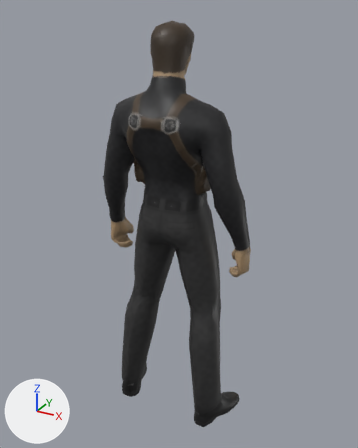
An edit to the glTF model game/player/skins/silent.glb, drawn before and after from the same camera.
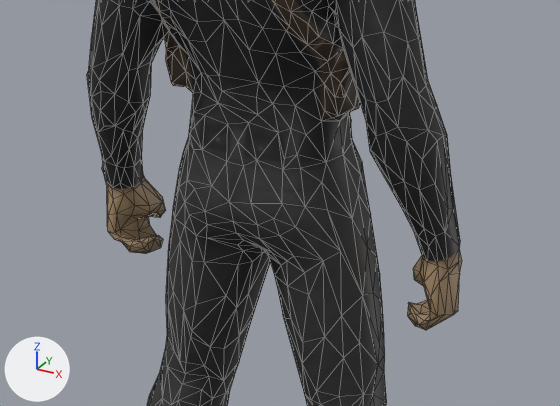
Each version is shown whole from a 50 mm camera at (1.039, -1.854, 1.948) aimed at (0.013, 0.012, 1.015), then close up on the part from 19% to 81% of the width and 33% to 69% of the height. Every picture has the same lights, and +X, +Y and +Z are marked at lower left. The first two pictures are the older version. The close-ups show mesh edges as thin lines. Vertices at exactly the same position are counted once.

Objects in the first close-up: 'SILENT_low'.
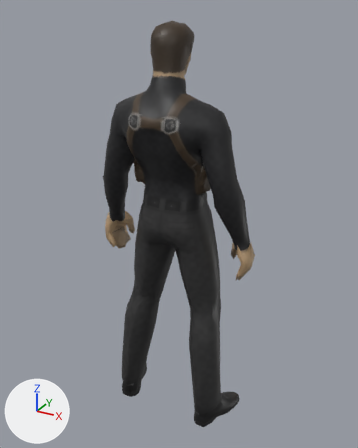
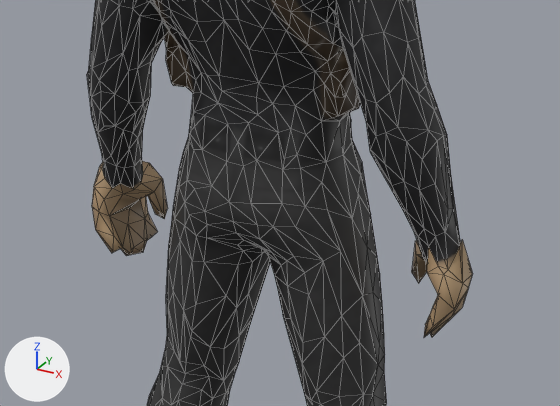
Location of each change, [x1, y1, x2, y2] in pixels of the close-ups (560 x 406 px; the box of a moved part takes in the faces that stretch with it):
```json
{"object": "SILENT_low", "change": "reshaped", "before": [87, 0, 462, 406], "after": [87, 0, 473, 406]}
{"part": 1, "of": "me_mesh_0_002", "change": "moved or reshaped", "before": [105, 174, 166, 254], "after": [92, 161, 168, 256]}
{"part": 2, "of": "me_mesh_0_002", "change": "moved or reshaped", "before": [251, 204, 462, 330], "after": [251, 204, 473, 337]}
{"part": 3, "of": "me_mesh_0_002", "change": "cut back", "before": [291, 0, 428, 127], "after": [291, 0, 428, 127]}
{"part": 4, "of": "me_mesh_0_002", "change": "moved or reshaped", "before": [92, 0, 99, 31], "after": [92, 0, 99, 31]}
{"part": 5, "of": "me_mesh_0_002", "change": "surface changed", "before": [94, 2, 460, 322], "after": [94, 2, 460, 274]}
```

The change, as JSON lines over the scene's bpy script:
```json
{"op": "add", "block": "img_silent_2980_512", "code": ["img_silent_2980_512 = load_image('silent_2980_512', '_unpacked/silent_2980_512', 512, 512, 'sRGB')"]}
{"op": "set", "path": "mat_silent.texture", "old": "img_silent_3000_512", "new": "img_silent_2980_512"}
{"block": "me_mesh_0_002", "where": "# used by ob_silent_low; location = (0.0, 0.0, 0.0)"}
{"op": "remove", "block": "me_mesh_0_002", "code": "me_mesh_0_002.from_pydata(...)  # 1502 vertices, 3000 faces; spans x -0.37..0.37, y -0.2..0.14, z 0.0..1.9"}
{"op": "add", "block": "me_mesh_0_002", "code": "me_mesh_0_002.from_pydata(...)  # 1455 vertices, 2906 faces; spans x -0.39..0.39, y -0.2..0.14, z 0.0..1.9"}
{"block": "me_mesh_0_002", "change": "me_mesh_0_002 part 1: 1 vertex moved from x -0.33, y -0.04, z 0.95 to x -0.34, y -0.06, z 0.96; 67 vertices removed from x -0.37..-0.27, y -0.04..0.07, z 0.81..0.98; 47 vertices added at x -0.39..-0.27, y -0.06..0.08, z 0.81..1.01"}
{"block": "me_mesh_0_002", "change": "me_mesh_0_002 part 2: 11 vertices moved from x 0.29..0.37, y -0.04..0.06, z 0.83..0.95 to x 0.33..0.39, y -0.06..0.07, z 0.81..0.97; 52 vertices removed from x 0.08..0.37, y -0.14..0.07, z 0.82..1.04; 34 vertices added at x 0.08..0.39, y -0.14..0.07, z 0.81..1.02"}
{"block": "me_mesh_0_002", "change": "me_mesh_0_002 part 3: 1 vertex moved within x 0.25, y -0.01, z 1.25; 10 vertices removed from x 0.12..0.28, y -0.13..0.07, z 1.25..1.42; 4 vertices added at x 0.14..0.28, y -0.13..0.02, z 1.3..1.42"}
{"block": "me_mesh_0_002", "change": "me_mesh_0_002 part 4: 4 vertices removed from x -0.3..-0.21, y -0.11..0.01, z 1.38..1.42; 2 vertices added at x -0.3..-0.22, y -0.1..0.01, z 1.39..1.42"}
{"block": "me_mesh_0_002", "change": "me_mesh_0_002 part 5: 2650 kept faces spanning x -0.37..0.37, y -0.2..0.14, z 0.0..1.9 get new texture (UV) coordinates"}
{"block": "me_mesh_0_002", "change": "other edits to the shape of me_mesh_0_002 do not show in these pictures"}
```
